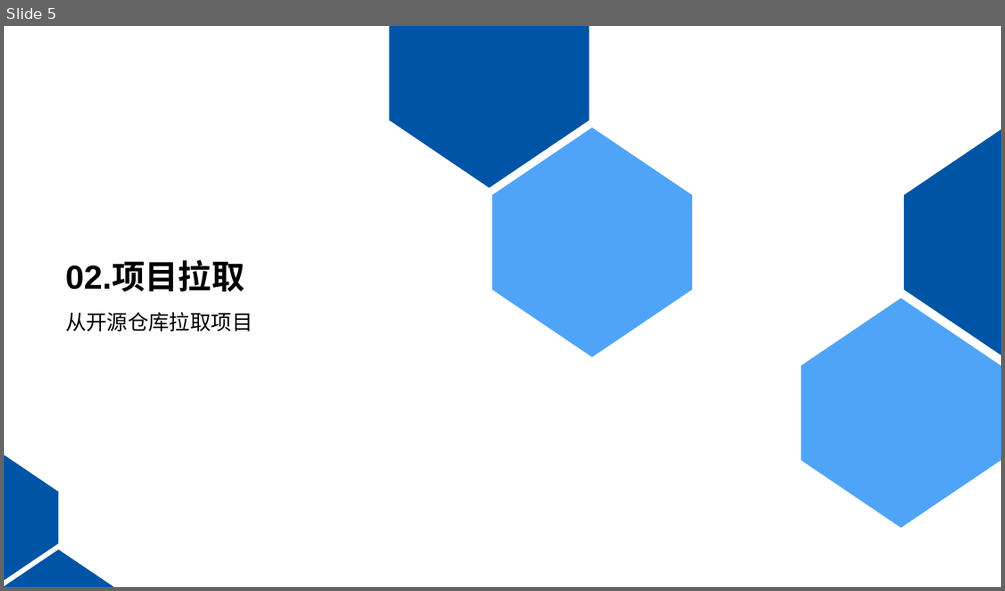
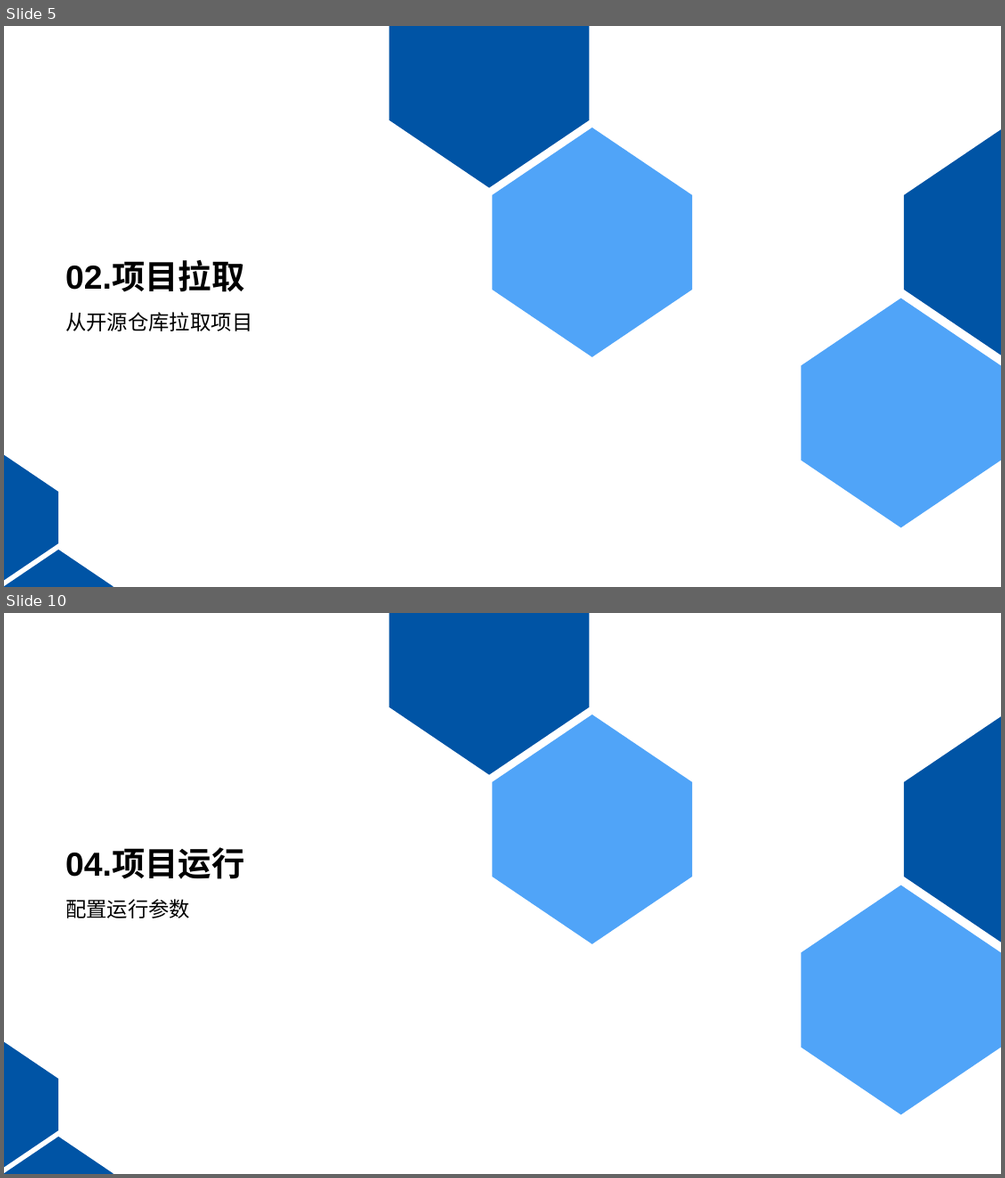
Before and after one commit to KouShenhai/KCloud-Platform-IoT, a slide deck: 老寇云平台-项目运行讲解.pptx. Shown one above the other, each under a label of ours: slide 5 before the commit, slides 5 and 10 after it; the slides between them are not shown. The pictures are 1005x591 and 1005x1178 pixels, drawn with LibreOffice and Linux fonts; fonts in the diff are those of the drawing; background and template pictures are left out. Boxes give left, top, right and bottom in pixels: in the first picture for what was removed or moved away, otherwise in the second. Text is boxed around its words. In the diff, an @@ line names an element or a change of style, - is before the commit and + after.

```diff
--- a/老寇云平台-项目运行讲解.pptx
+++ b/老寇云平台-项目运行讲解.pptx
@@ slide 10 added at (4, 613, 1001, 1174), background #FFFFFF; not listed: 6 template elements that a slide beside it also shows @@
@@ title added at (65, 850, 244, 879), 32 pt, text #000000, bold @@
+04.项目运行
@@ text added at (65, 899, 190, 918), 20 pt, text #000000 @@
+配置运行参数
```
Also in this commit, not shown: 6 slides changed, 4 other slides added, 9 slides removed, 2 other files.
